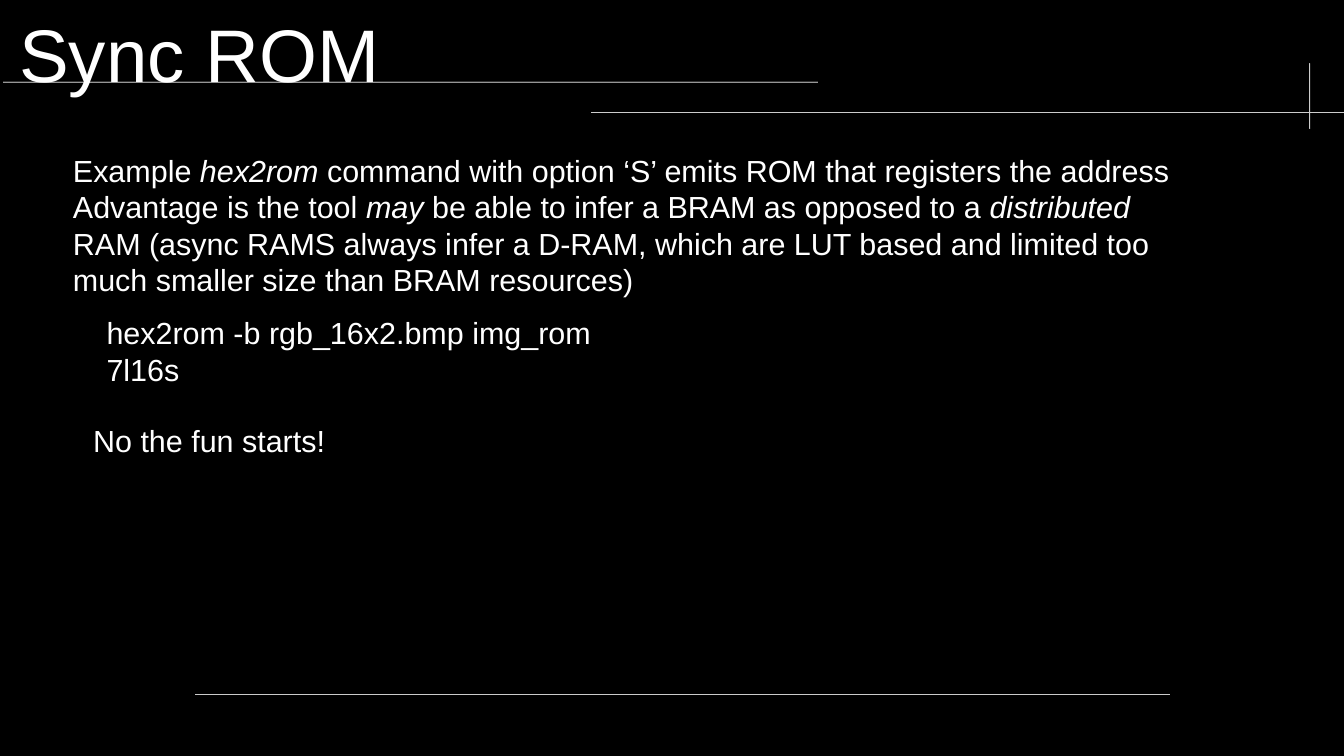
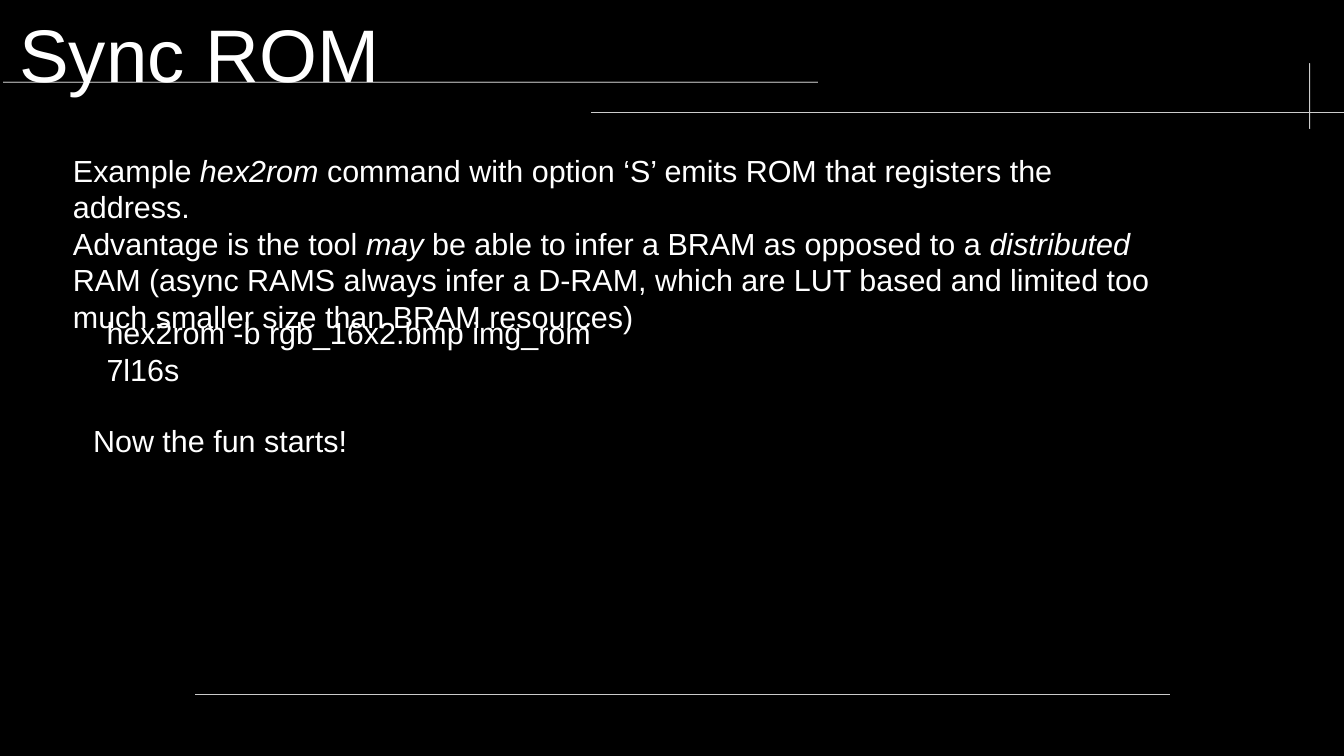
Before and after one commit to neiderm/retro_comp_fpga, a slide deck: slide 6 of docs/soc_t80_bmp_romgen.odp. Drawn at 1344x756 pixels with LibreOffice and Linux fonts; fonts in the diff are those of the drawing; background and template pictures are left out. Boxes give left, top, right and bottom in pixels: in the first picture for what was removed or moved away, otherwise in the second. Text is boxed around its words. In the diff, an @@ line names an element or a change of style, - is before the commit and + after.

```diff
--- a/docs/soc_t80_bmp_romgen.odp
+++ b/docs/soc_t80_bmp_romgen.odp
@@ text at (73,160,1052,219): text changed @@
-Example hex2rom command with option ‘S’ emits ROM that registers the address
+Example hex2rom command with option ‘S’ emits ROM that registers the address.
@@ text at (93,430,347,453): text changed @@
-No the fun starts!
+Now the fun starts!
```
Also in this commit, not shown: 2 other slides changed, 1 slide added.
